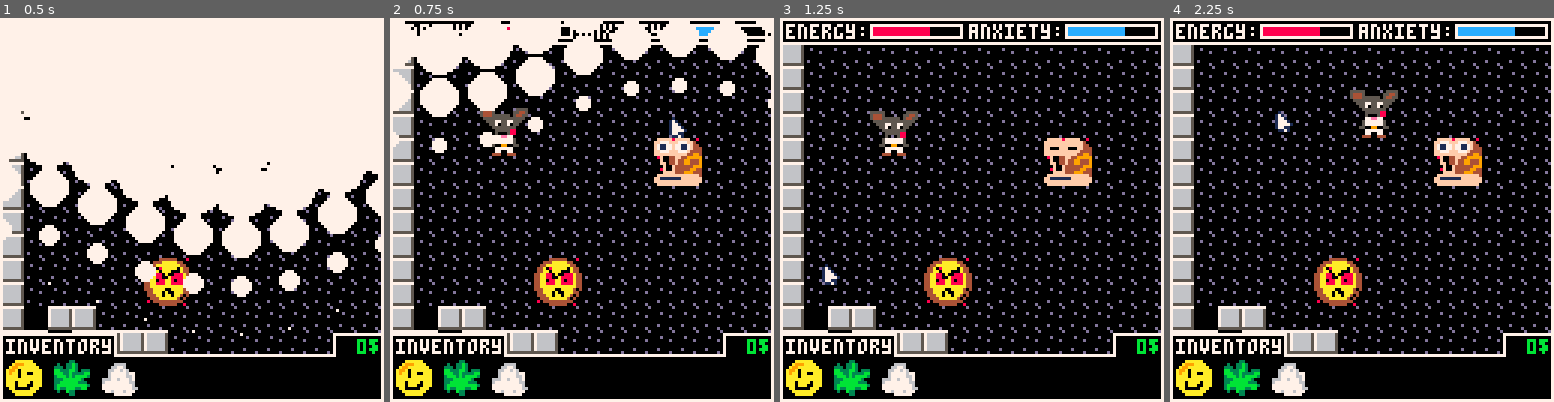
Above: before the commit, frames 1-4 (left to right).
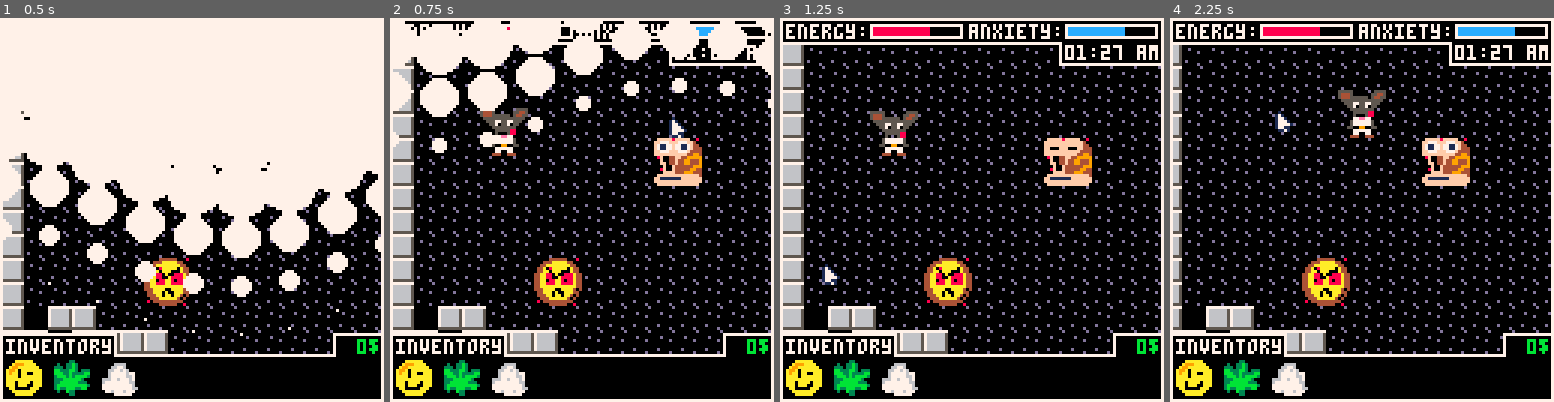
Above: after the commit, the same moments.

Repository: ekaktusz/ld53delivery
Game: PICO-8 cartridge delivery.p8
Two runs of this game, one before a commit and one after it. Both use one fixed random seed, a clock stepped at 60 frames per second and the inputs below.
Inputs (mouse positions are in pixels of both pictures, inside the frame that each line leads up to):
- Up to frame 1 (0.5 s): tap X (X key) at 0.33 s
- Up to frame 2 (0.75 s): click (670, 121) at 0.67 s
- Up to frame 3 (1.25 s): tap X (X key) at 1.07 s; click (826, 267) at 1.22 s
- Up to frame 4 (2.25 s): hold Right 1.6-2.1 s; click (1277, 114) at 1.77 s; tap X (X key) at 1.85 s; hold Up from 2.15 s (still down)

Frame 1 is identical in both runs. In frame 2, 0.5% of the frame differs, in the area x 72-97%, y 6-13%; in frame 3, 0.9%; in frame 4, 18%, in the area x 2-100%, y 6-88%.

Commit message:
time show

Diff:
--- a/include/game_state.lua
+++ b/include/game_state.lua
@@ -29,7 +29,7 @@
 
     transition_update(game_state.open_transition)
 
-    camera_set_position(player.x - 61, player.y - 61)
+    camera_set_position(player.x + player.w/2 - 64, player.y + player.h/2 - 64)
     inventory_update()
     mouse_update()
 
@@ -47,8 +47,17 @@
     customers_draw()
     dealer_draw()
 
+    --top bar
     rectfill(cam.x,cam.y,cam.x+127,cam.y+8,7) -- outside
     rectfill(cam.x+1,cam.y+1,cam.x+126,cam.y+7,0) -- inside
+
+    local time_size = 34
+    rectfill(cam.x+127-time_size,   cam.y+8,    cam.x+127,  cam.y+15,7) -- outside
+    rectfill(cam.x+127-time_size+1, cam.y+7,    cam.x+126,  cam.y+14,0) -- inside
+    print("01:27 am", cam.x+127-time_size +2, cam.y+7 +2,7)
+
+    print("energy:",cam.x+energy_bar.x-28, cam.y+energy_bar.y, 7)
+    print("anxiety:",cam.x+anxiety_bar.x-32, cam.y+2, 7)
 
     rect(cam.x,cam.y,127+cam.x,127+cam.y,7)--frame
 
@@ -58,8 +67,7 @@
     bar_draw(anxiety_bar)
 
     --print(money.."$",cam.x+(127-4*(#(tostr(money))+1)), cam.y+2, 3)
-    print("energy:",cam.x+energy_bar.x-28, cam.y+energy_bar.y, 7)
-    print("anxiety:",cam.x+anxiety_bar.x-32, cam.y+2, 7)
+
 
     mouse_draw()
     transition_draw(game_state.open_transition)
